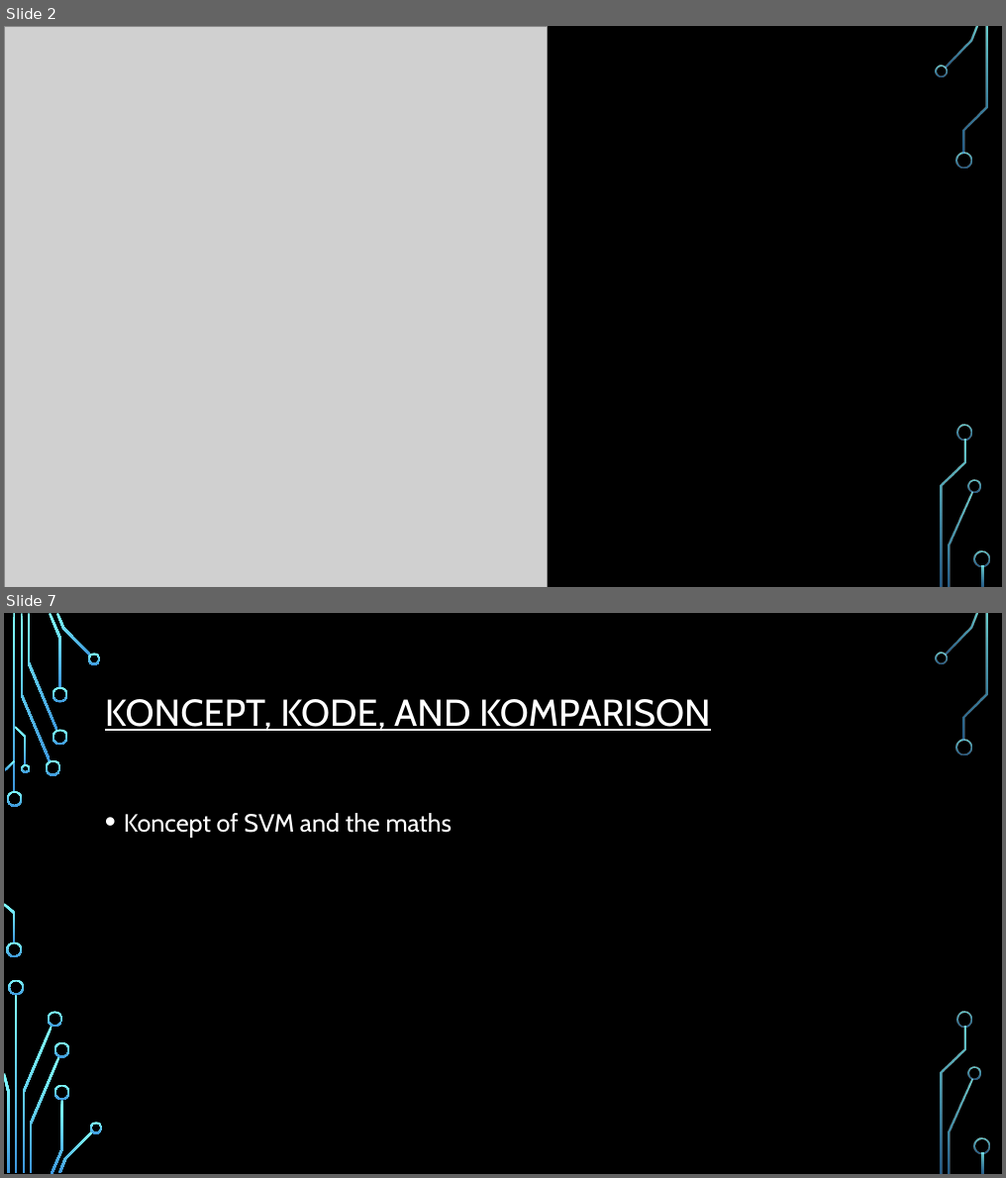
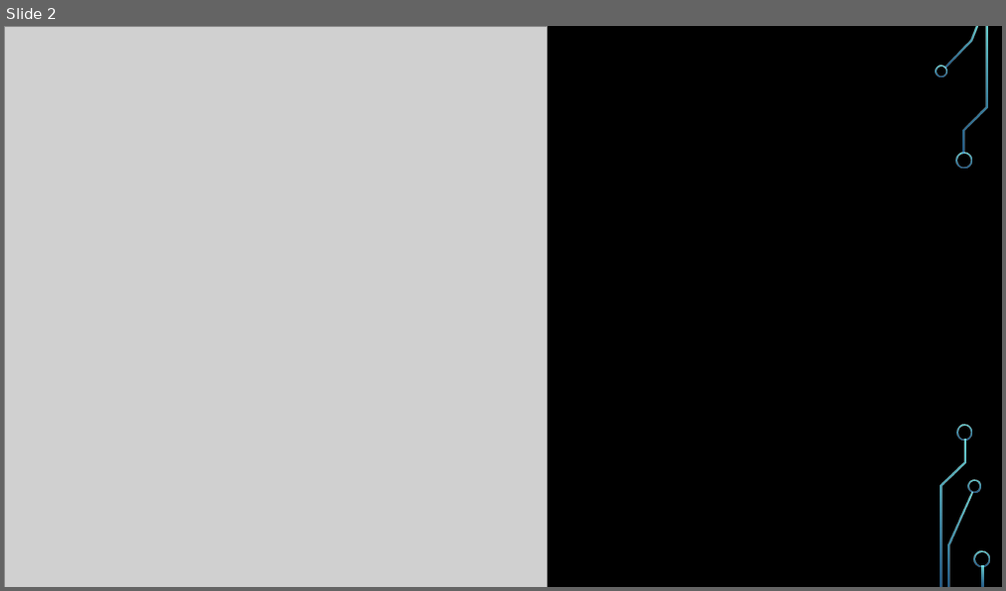
Before and after one commit to idrisdodwell00711/EPM106, a slide deck: Team INVIKTUS.pptm. Shown one above the other, each under a label of ours: slides 2 and 7 before the commit, slide 2 after it; the slides between them are not shown. The pictures are 1006x1178 and 1006x591 pixels, drawn with LibreOffice and Linux fonts; fonts in the diff are those of the drawing; grey boxes stand for pictures; background and template pictures are left out. Boxes give left, top, right and bottom in pixels: in the first picture for what was removed or moved away, otherwise in the second. Text is boxed around its words. In the diff, an @@ line names an element or a change of style, - is before the commit and + after.

```diff
--- a/Team INVIKTUS.pptm
+++ b/Team INVIKTUS.pptm
@@ slide 7 removed at [4, 613, 1002, 1174], background picture (left out); not listed: 22 template elements that a slide beside it also shows @@
@@ title removed at [105, 699, 711, 731] @@
-KONCEPT, KODE, AND KOMPARISON
@@ text removed at [124, 813, 452, 838] @@
-• Koncept of SVM and the maths
@@ group removed at [6, 653, 103, 1173]: 14 freeform shapes @@
```
Also in this commit, not shown: 4 slides changed, 6 slides added, 3 other slides removed, 2 other files.
